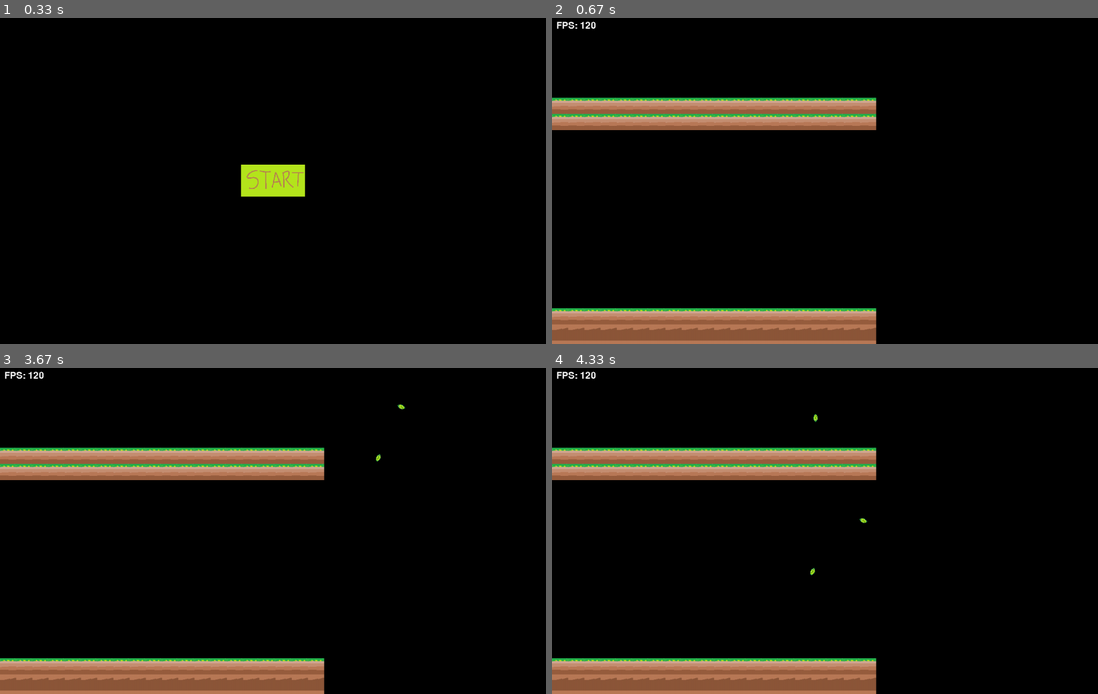
Above: before the commit, frames 1-4 (two rows, left to right).
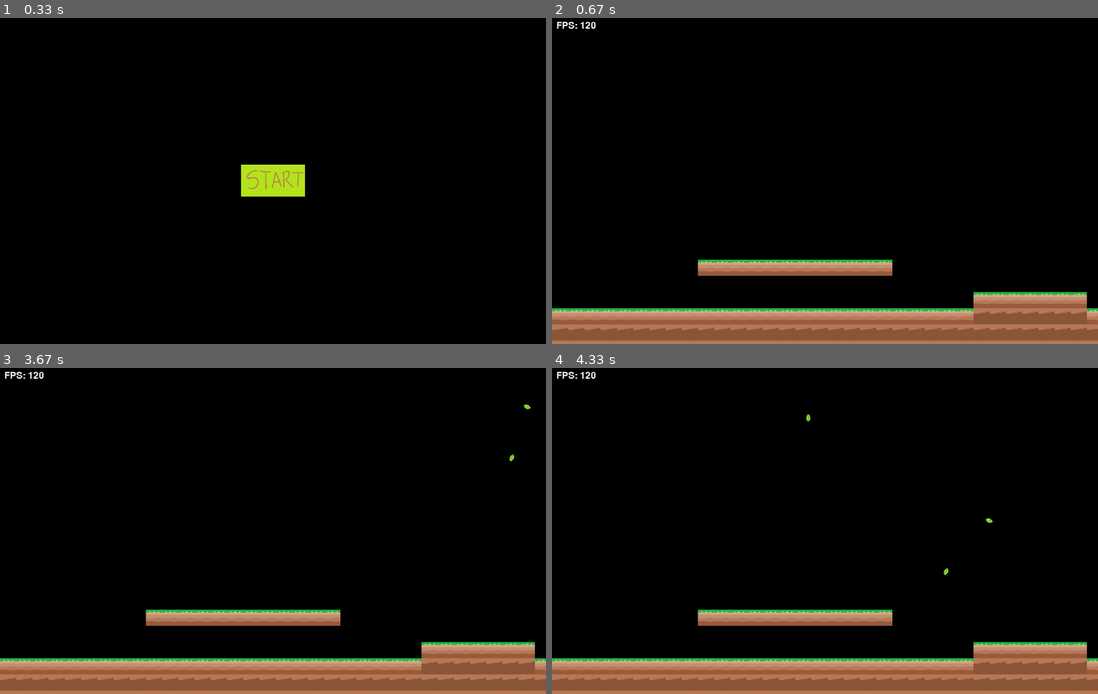
Above: after the commit, the same moments.

Repository: Miyuru-Shalitha/pygame-environment
Game: pygame game, started from main.py
Two runs of this game, one before a commit and one after it. Both use one fixed random seed, a clock stepped at 60 frames per second and the inputs below.
Inputs (mouse positions are in pixels of both pictures, inside the frame that each line leads up to):
- Up to frame 1 (0.33 s): no input
- Up to frame 2 (0.67 s): press the mouse at (825, 181) at 0.37 s; move the mouse to (737, 154) at 0.47 s; release the mouse at (655, 132) at 0.6 s
- Up to frame 3 (3.67 s): hold Esc 0.67-1.13 s; move the mouse to (103, 605) at 0.7 s; press the mouse at (273, 531) at 1.2 s; move the mouse to (262, 501) at 1.3 s; release the mouse at (256, 475) at 1.43 s; hold Esc 1.5-1.97 s; move the mouse to (480, 654) at 1.53 s; press the mouse at (273, 531) at 2.03 s; move the mouse to (327, 501) at 2.13 s; release the mouse at (387, 472) at 2.27 s; hold Esc 2.33-2.8 s; move the mouse to (103, 488) at 2.37 s; press the mouse at (273, 531) at 2.87 s; move the mouse to (376, 469) at 2.97 s; release the mouse at (480, 410) at 3.1 s
- Up to frame 4 (4.33 s): no input

Frame 1 is identical in both runs. In frame 2, 13% of the frame differs, in the area x 0-100%, y 24-100%; in frame 3, 13%; in frame 4, 13%, in the area x 0-100%, y 14-100%.

Commit message:
Improve leaves moving effect

Diff:
--- a/game.py
+++ b/game.py
@@ -105,7 +105,6 @@
             # print(f"delta time 2 {self.clock.get_time() / 10}")
 
             delta_time = self.clock.get_time() / 1000
-            print(delta_time)
 
             for event in pygame.event.get():
                 if event.type == QUIT:
@@ -119,7 +118,7 @@
                         self.show_menu()
 
                 if event.type == spawn_leaf_event:
-                    leaf = Leaf()
+                    leaf = Leaf(outer_blocks)
                     leaves.append(leaf)
 
             self.screen.fill(BLACK)
@@ -144,7 +143,7 @@
                     reversed_wind = True
 
             for leaf in leaves:
-                leaf.update(delta_time, wind_speed)
+                leaf.update(delta_time, wind_speed, leaves)
                 self.screen.blit(leaf.image, leaf.rect)
 
                 if leaf.rect.y > SCREEN_SIZE[1]:
--- /dev/null
+++ b/game_physics.py
@@ -0,0 +1,22 @@
+import pygame
+
+
+class GravityMixin:
+    pass
+
+
+class ColliderMixin:
+    def __init__(self, obj, blocks):
+        self.obj = obj
+        self.blocks = blocks
+
+    def apply_collisions(self):
+        bottom_collide = False
+
+        for block in self.blocks:
+            if self.obj.rect.colliderect(block):
+                if self.obj.rect.bottom > block.rect.top:
+                    self.obj.rect.bottom = block.rect.top
+                    bottom_collide = True
+
+        return {"bottom_collide": bottom_collide}
--- a/leaf.py
+++ b/leaf.py
@@ -1,25 +1,40 @@
 import random
 import pygame
 from config import *
+from game_physics import ColliderMixin
 
 
-class Leaf(pygame.sprite.Sprite):
-    def __init__(self):
+class Leaf(pygame.sprite.Sprite, ColliderMixin):
+    def __init__(self, outer_blocks):
         super().__init__()
+        super(pygame.sprite.Sprite, self).__init__(self, outer_blocks)
         self.image = pygame.image.load("images/leaf.png").convert()
         self.image = pygame.transform.scale(self.image, (20, 20))
         self.image = pygame.transform.rotate(self.image, random.randint(0, 360))
         self.image.set_colorkey(WHITE)
         self.rect = self.image.get_rect()
-        self.rect.x = random.randint(0, SCREEN_SIZE[0])
+        self.rect.x = random.randint(-(SCREEN_SIZE[0] // 2), (SCREEN_SIZE[0] + (SCREEN_SIZE[0] // 2)))
         self.rect.y = 0
         self.x_change = 0
         self.temp_x_val = 0
         self.x_val_reverse = False
+        self.can_remove_counter = 0
 
-    def update(self, delta_time, wind_speed):
+    def update(self, delta_time, wind_speed, leaves):
+        collisions = self.apply_collisions()
+        if collisions["bottom_collide"]:
+            self.apply_x_change(delta_time, wind_speed, 0.1)
+            self.can_remove_counter += 1
+
+            if self.can_remove_counter > 100:
+                leaves.remove(self)
+            return
+
+        self.apply_x_change(delta_time, wind_speed, 1)
+
+    def apply_x_change(self, delta_time, wind_speed, control_x_change):
         self.rect.y += 400 * delta_time
-        self.rect.x += self.x_change * delta_time
+        self.rect.x += self.x_change * delta_time * control_x_change
 
         if self.x_val_reverse:
             self.temp_x_val += 5
--- a/map.txt
+++ b/map.txt
@@ -1,21 +1,21 @@
-00000000000000000000
-00000000000000000000
-00000000000000000000
-00000000000000000000
-00000000000000000000
-GGGGGGGGGGGGGGGGGGGG
-GGGGGGGGGGGGGGGGGGGG
-00000000000000000000
-00000000000000000000
-00000000000000000000
-00000000000000000000
-00000000000000000000
-00000000000000000000
-00000000000000000000
-00000000000000000000
-00000000000000000000
-00000000000000000000
-00000000000000000000
-GGGGGGGGGGGGGGGGGGGG
-DDDDDDDDDDDDDDDDDDDD
-DDDDDDDDDDDDDDDDDDDD
+000000000000000000000000000000000000000000000000000000000000
+000000000000000000000000000000000000000000000000000000000000
+000000000000000000000000000000000000000000000000000000000000
+000000000000000000000000000000000000000000000000000000000000
+000000000000000000000000000000000000000000000000000000000000
+000000000000000000000000000000000000000000000000000000000000
+000000000000000000000000000000000000000000000000000000000000
+000000000000000000000000000000000000000000000000000000000000
+000000000000000000000000000000000000000000000000000000000000
+000000000000000000000000000000000000000000000000000000000000
+000000000000000000000000000000000000000000000000000000000000
+000000000000000000000000000000000000000000000000000000000000
+000000000000000000000000000000000000000000000000000000000000
+000000000000000000000000000000000000000000000000000000000000
+000000000000000000000000000000000000000000000000000000000000
+000000000GGGGGGGGGGGG000000000000000000000000000000000000000
+000000000000000000000000000000000000000000000000000000000000
+00000000000000000000000000GGGGGGG000000000000000000000000000
+GGGGGGGGGGGGGGGGGGGGGGGGGGDDDDDDDGGGGGGGGGGGGGGGGGGGGGGGGGGG
+DDDDDDDDDDDDDDDDDDDDDDDDDDDDDDDDDDDDDDDDDDDDDDDDDDDDDDDDDDDD
+DDDDDDDDDDDDDDDDDDDDDDDDDDDDDDDDDDDDDDDDDDDDDDDDDDDDDDDDDDDD
